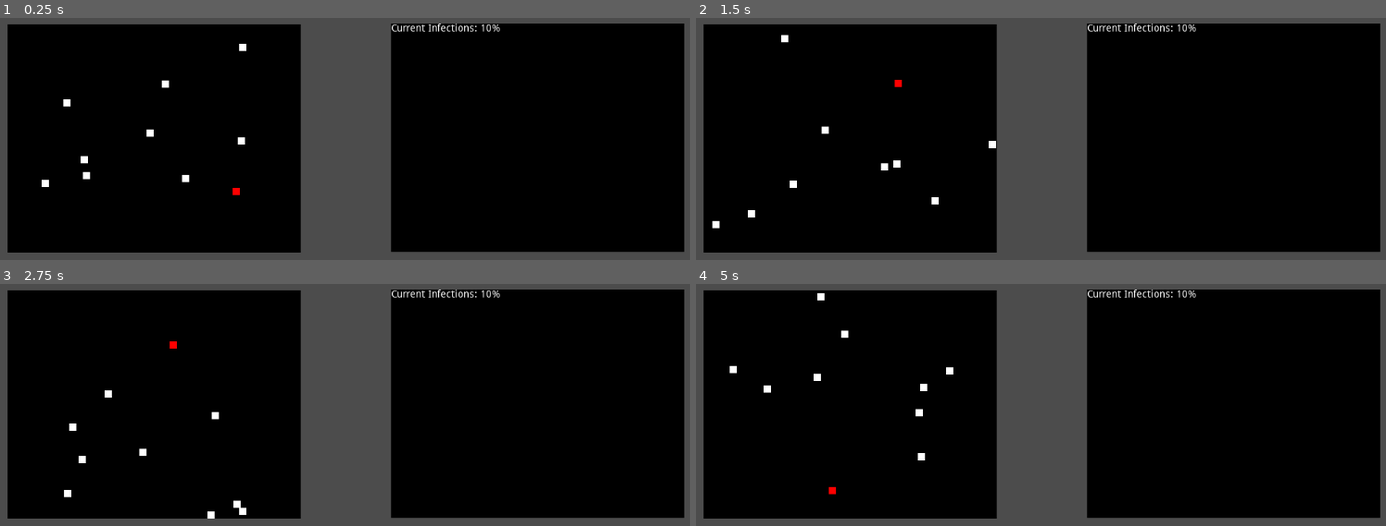
Above: before the commit, frames 1-4 (two rows, left to right).
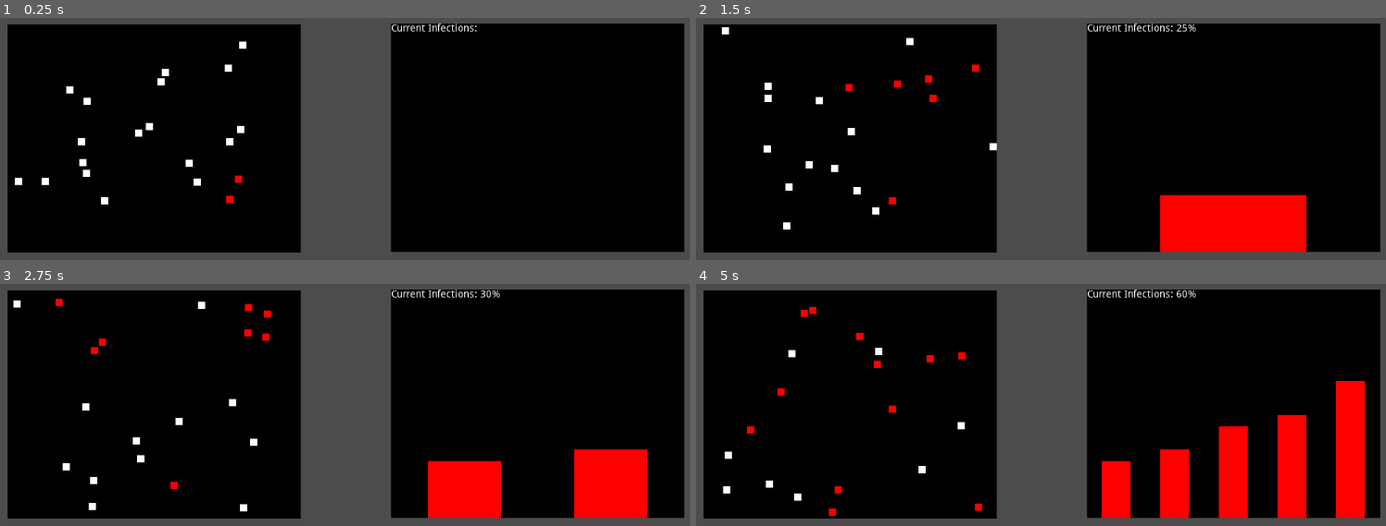
Above: after the commit, the same moments.

Repository: jonjondev/curve-flattener
Game: Godot game, scene res://main.tscn
The game is run twice, just before and just after one commit, with the same random seed, the same clock (stepped at 60 frames per second) and the same inputs.
Inputs:
- Up to frame 1 (0.25 s): no input
- Up to frame 2 (1.5 s): no input
- Up to frame 3 (2.75 s): no input
- Up to frame 4 (5 s): no input

The runs differ from the first frame. In frame 1, 1.0% of the frame differs, in the area x 2-73%, y 2-78%; in frame 2, 6.1%; in frame 3, 6.6%; in frame 4, 9.3%, in the area x 3-98%, y 2-97%.

Commit message:
Added stats graphing to game

Diff:
--- /dev/null
+++ b/bar.tscn
@@ -0,0 +1,11 @@
+[gd_scene format=2]
+
+[node name="ColorRect" type="ColorRect" groups=[
+"bar",
+]]
+margin_right = 20.0
+margin_bottom = 40.0
+color = Color( 1, 0, 0, 1 )
+__meta__ = {
+"_edit_use_anchors_": false
+}
--- a/main.tscn
+++ b/main.tscn
@@ -1,7 +1,8 @@
-[gd_scene load_steps=5 format=2]
+[gd_scene load_steps=6 format=2]
 
 [ext_resource path="res://node.tscn" type="PackedScene" id=1]
-[ext_resource path="res://stats.tscn" type="PackedScene" id=2]
+[ext_resource path="res://stats.gd" type="Script" id=2]
+[ext_resource path="res://stats.tscn" type="PackedScene" id=3]
 
 [sub_resource type="RectangleShape2D" id=1]
 extents = Vector2( 209.895, 10 )
@@ -70,4 +71,36 @@
 [node name="Node10" parent="." instance=ExtResource( 1 )]
 position = Vector2( 112.957, 331.187 )
 
-[node name="Stats" parent="." instance=ExtResource( 2 )]
+[node name="Node20" parent="." instance=ExtResource( 1 )]
+position = Vector2( 157.525, 192.872 )
+
+[node name="Node19" parent="." instance=ExtResource( 1 )]
+position = Vector2( 272.403, 262.414 )
+
+[node name="Node18" parent="." instance=ExtResource( 1 )]
+position = Vector2( 178.272, 283.161 )
+
+[node name="Node17" parent="." instance=ExtResource( 1 )]
+position = Vector2( 313.513, 327.729 )
+
+[node name="Node16" parent="." instance=ExtResource( 1 )]
+position = Vector2( 378.828, 174.046 )
+
+[node name="Node15" parent="." instance=ExtResource( 1 )]
+position = Vector2( 284.698, 174.046 )
+
+[node name="Node14" parent="." instance=ExtResource( 1 )]
+position = Vector2( 394.965, 258.187 )
+
+[node name="Node13" parent="." instance=ExtResource( 1 )]
+position = Vector2( 396.502, 366.918 )
+infected = true
+
+[node name="Node12" parent="." instance=ExtResource( 1 )]
+position = Vector2( 198.635, 358.081 )
+
+[node name="Node11" parent="." instance=ExtResource( 1 )]
+position = Vector2( 112.957, 331.187 )
+
+[node name="Stats" parent="." instance=ExtResource( 3 )]
+script = ExtResource( 2 )
--- a/node.gd
+++ b/node.gd
@@ -19,7 +19,6 @@
 	infected = true
 	$Sprite.modulate = Color(1, 0, 0)
 	add_to_group("infected")
-	Stats.report_new_infection()
 
 
 func infect_other(other):
--- a/project.godot
+++ b/project.godot
@@ -19,10 +19,6 @@
 run/main_scene="res://main.tscn"
 config/icon="res://icon.png"
 
-[autoload]
-
-Stats="*res://stats.gd"
-
 [rendering]
 
 environment/default_environment="res://default_env.tres"
--- a/stats.gd
+++ b/stats.gd
@@ -2,13 +2,24 @@
 
 var current_infections = 0
 var total_population = 0
-onready var infections_label = get_tree().root.get_node("Node2D/Stats/Label")
+var bar_scene = preload("res://bar.tscn")
 
+func _ready():
+	$Timer.connect("timeout", self, "update_stats")
 
-func report_new_infection():
+func update_stats():
 	current_infections = get_tree().get_nodes_in_group("infected").size()
 	total_population = get_tree().get_nodes_in_group("node").size()
-	update_display()
 
-func update_display():
-	infections_label.text = "Current Infections: " + str((float(current_infections) / float(total_population) * 100)) + "%"
+	$Label.text = "Current Infections: " + str((float(current_infections) / float(total_population) * 100)) + "%"
+
+	var new_bar = bar_scene.instance()
+	new_bar.rect_size = Vector2(rect_size.x, (rect_size.y/total_population)*current_infections)
+	add_child(new_bar)
+
+	var bars = get_tree().get_nodes_in_group("bar")
+	for i in range(bars.size()):
+		var bar = bars[i]
+		var new_width = rect_size.x/bars.size()
+		bar.rect_size = Vector2(new_width/2, bar.rect_size.y)
+		bar.rect_position = Vector2(new_width*i + (new_width/4), rect_size.y - bar.rect_size.y)
--- a/stats.tscn
+++ b/stats.tscn
@@ -17,3 +17,6 @@
 __meta__ = {
 "_edit_use_anchors_": false
 }
+
+[node name="Timer" type="Timer" parent="."]
+autostart = true
